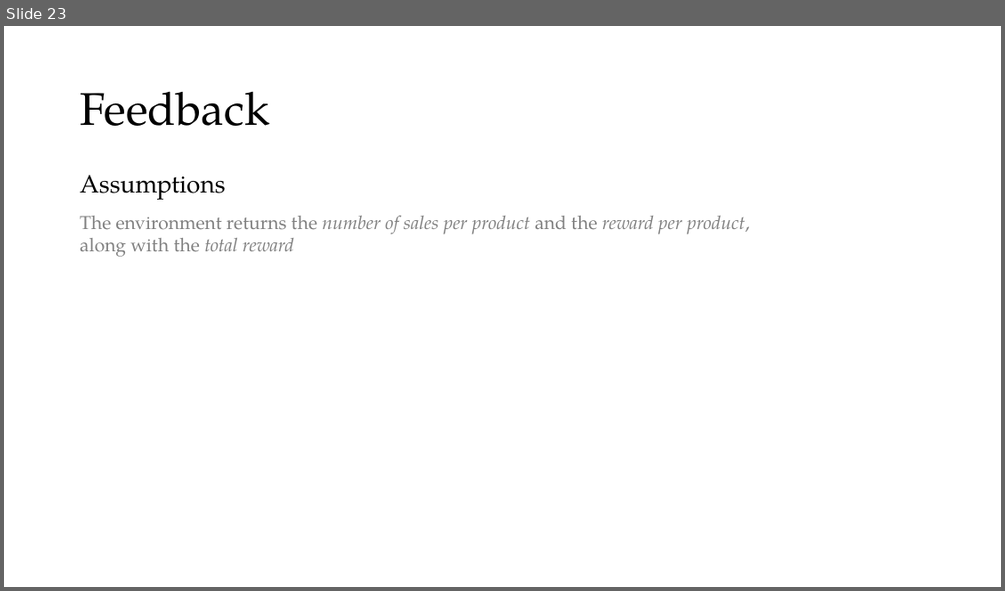
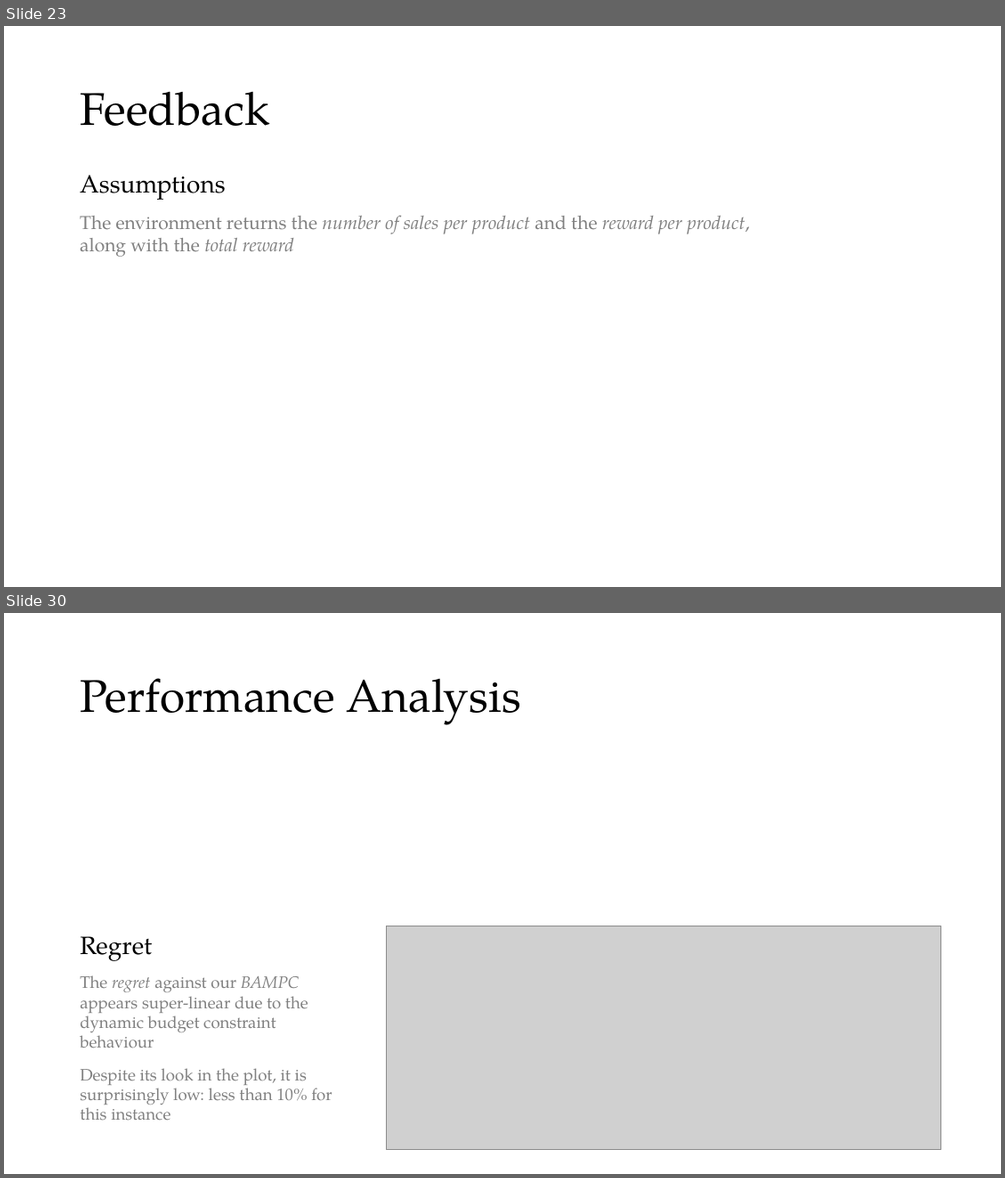
Before and after one commit to peetceenatoo/online-learning, a slide deck: Slides.pptx. Shown one above the other, each under a label of ours: slide 23 before the commit, slides 23 and 30 after it; the slides between them are not shown. The pictures are 1005x591 and 1005x1178 pixels, drawn with LibreOffice and Linux fonts; fonts in the diff are those of the drawing; grey boxes stand for pictures. Boxes give left, top, right and bottom in pixels: in the first picture for what was removed or moved away, otherwise in the second. Text is boxed around its words. In the diff, an @@ line names an element or a change of style, - is before the commit and + after.

```diff
--- a/Slides.pptx
+++ b/Slides.pptx
@@ slide 30 added at [4, 613, 1001, 1174], background #FFFFFF @@
@@ title added at [80, 678, 521, 725], 44 pt, text #000000 @@
+Performance Analysis
@@ picture added at [386, 925, 941, 1149] @@
@@ text added at [80, 936, 332, 1120], 16 pt, text #808080 @@
+Regret
+The regret against our BAMPC appears super-linear due to the dynamic budget constraint behaviour
+Despite its look in the plot, it is
+surprisingly low: less than 10% for this instance
```
Also in this commit, not shown: 8 slides changed, 7 other slides added, 2 slides removed, 1 other file.
